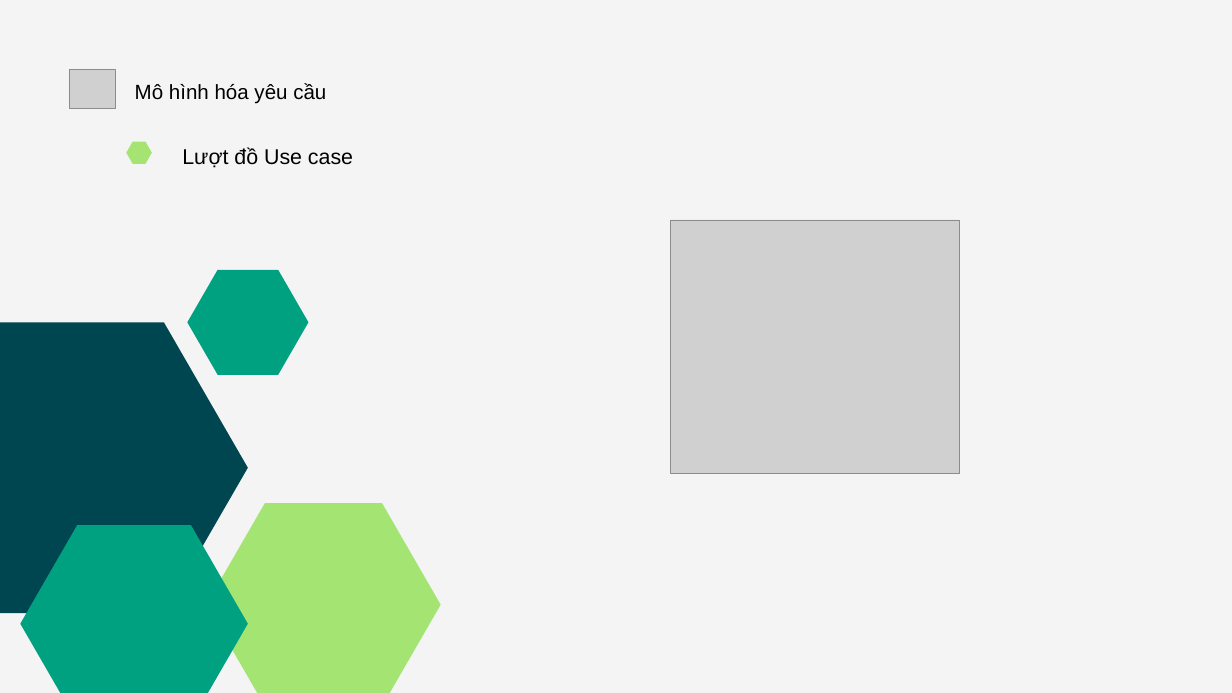
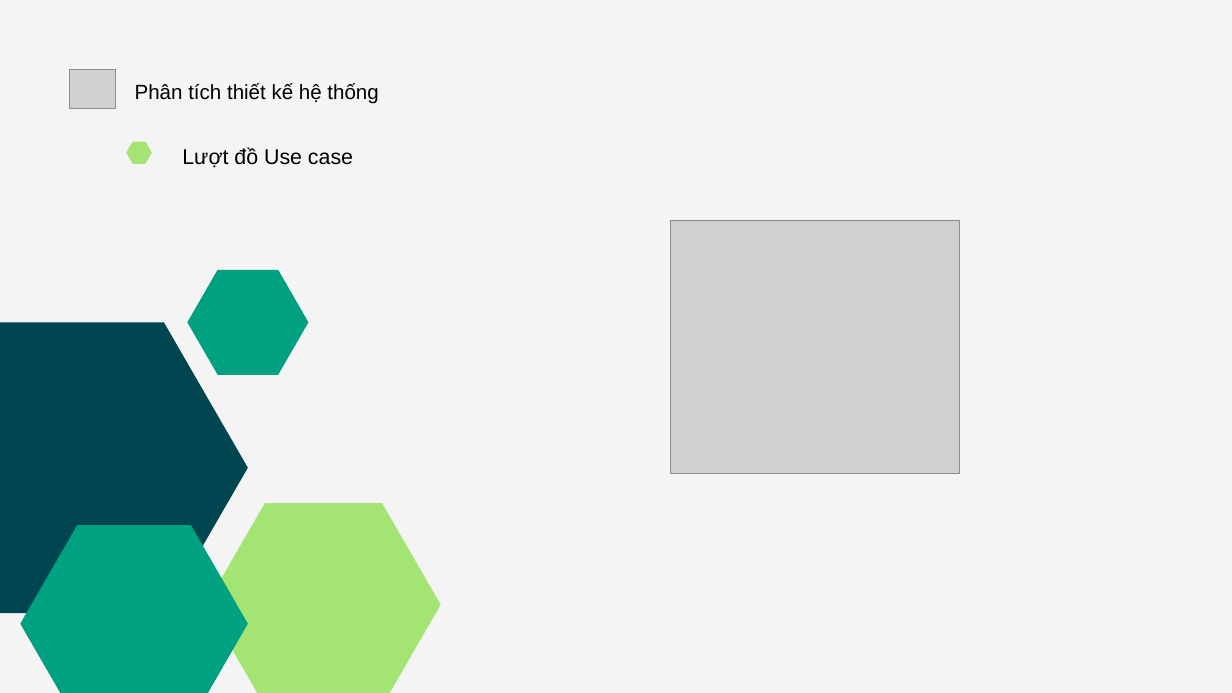
Before and after one commit to 19110026-Nguyen-Huu-Duc-Thanh/Nhom10_TuongTacNguoiMay, a slide deck: slide 16 of Nhóm10_Tương_Tác_Người_Máy.pptx. Drawn at 1232x693 pixels with LibreOffice and Linux fonts; fonts in the diff are those of the drawing; grey boxes stand for pictures. Boxes give left, top, right and bottom in pixels: in the first picture for what was removed or moved away, otherwise in the second. Text is boxed around its words. In the diff, an @@ line names an element or a change of style, - is before the commit and + after.

Commit message:
update powerpoint

```diff
--- a/Nhóm10_Tương_Tác_Người_Máy.pptx
+++ b/Nhóm10_Tương_Tác_Người_Máy.pptx
@@ text at bbox=[135, 83, 378, 104]: text changed @@
-Mô hình hóa yêu cầu
+Phân tích thiết kế hệ thống
```
Also in this commit, not shown: 2 other slides changed.
